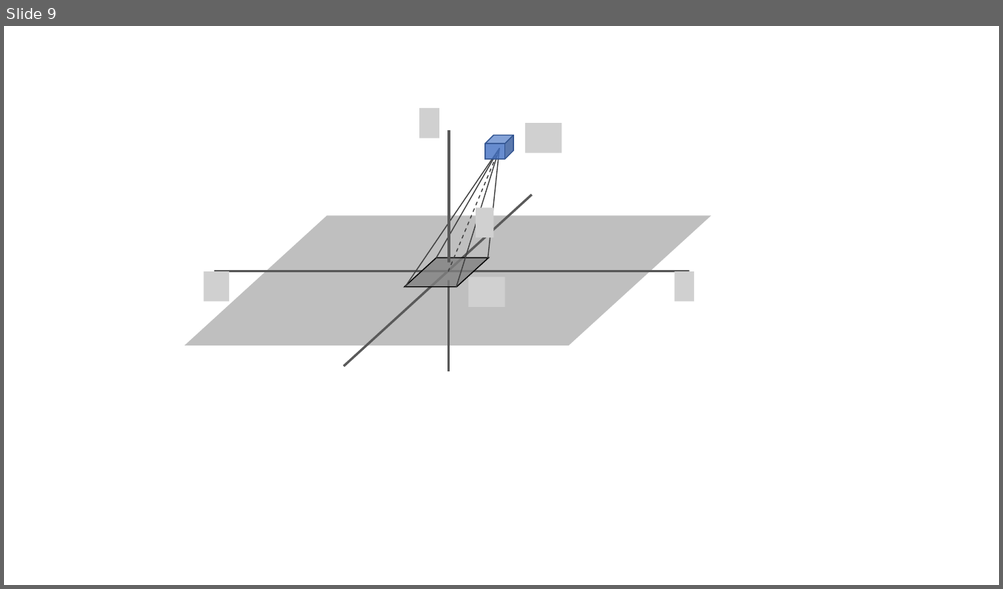
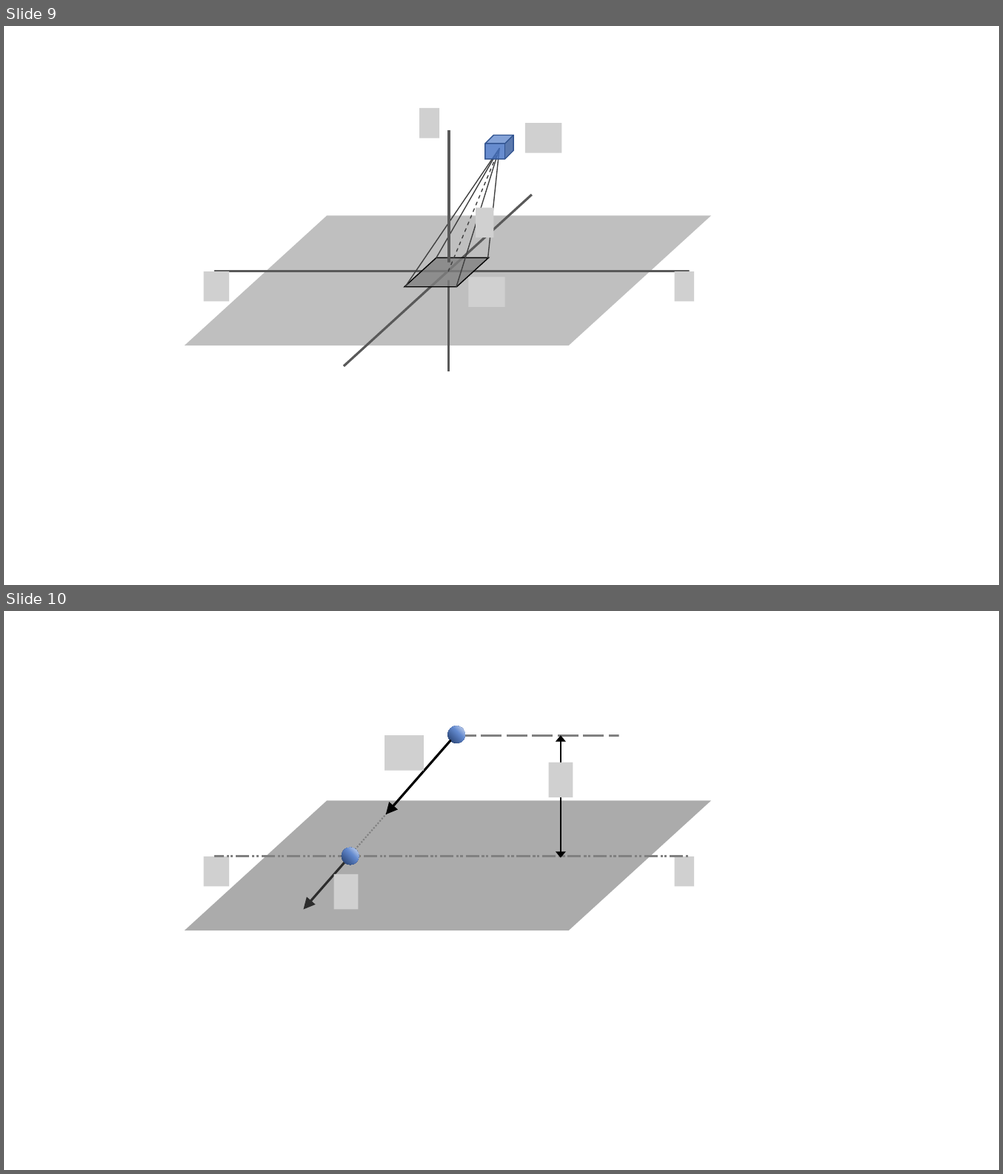
Before and after one commit to pararover/PHY0500304_Heat-and-Thermodynamics, a slide deck: U1-Distribution-of-Velocities/figures/all-figs.pptx. Shown one above the other, each under a label of ours: slide 9 before the commit, slides 9 and 10 after it. The pictures are 1003x589 and 1003x1174 pixels, drawn with LibreOffice and Linux fonts; fonts in the diff are those of the drawing; grey boxes stand for pictures. Boxes give left, top, right and bottom in pixels: in the first picture for what was removed or moved away, otherwise in the second. Text is boxed around its words. In the diff, an @@ line names an element or a change of style, - is before the commit and + after.

```diff
--- a/U1-Distribution-of-Velocities/figures/all-figs.pptx
+++ b/U1-Distribution-of-Velocities/figures/all-figs.pptx
@@ slide 10 added at <box>4,611,999,1170</box>, background #FFFFFF @@
@@ line added from (450, 741) to (350, 857), #808080 1.5 pt dashed @@
@@ picture added at <box>384,735,424,771</box> @@
@@ arrow added from (450, 741) to (386, 815), #000000 2.25 pt @@
@@ ellipse added at <box>448,726,465,743</box>, fill gradient #DAE3F3 to #638ACF to #203864 @@
@@ freeform shape added at <box>458,732,619,735</box>, outline #808080 2.25 pt dashed @@
@@ double arrow added from (560, 735) to (560, 858), #000000 1.5 pt @@
@@ picture added at <box>549,763,573,797</box> @@
@@ parallelogram added at <box>185,800,711,931</box>, fill #595959 at 50% opacity @@
@@ freeform shape added at <box>214,853,689,857</box>, outline #808080 2.25 pt dashed @@
@@ ellipse added at <box>341,848,358,865</box>, fill gradient #DAE3F3 to #638ACF to #203864 @@
@@ picture added at <box>203,857,228,886</box> @@
@@ arrow added from (349, 858) to (303, 909), #000000 2.25 pt @@
@@ picture added at <box>334,874,358,909</box> @@
@@ picture added at <box>674,857,694,886</box> @@
```
Also in this commit, not shown: 1 other slide added, 4 other files.
